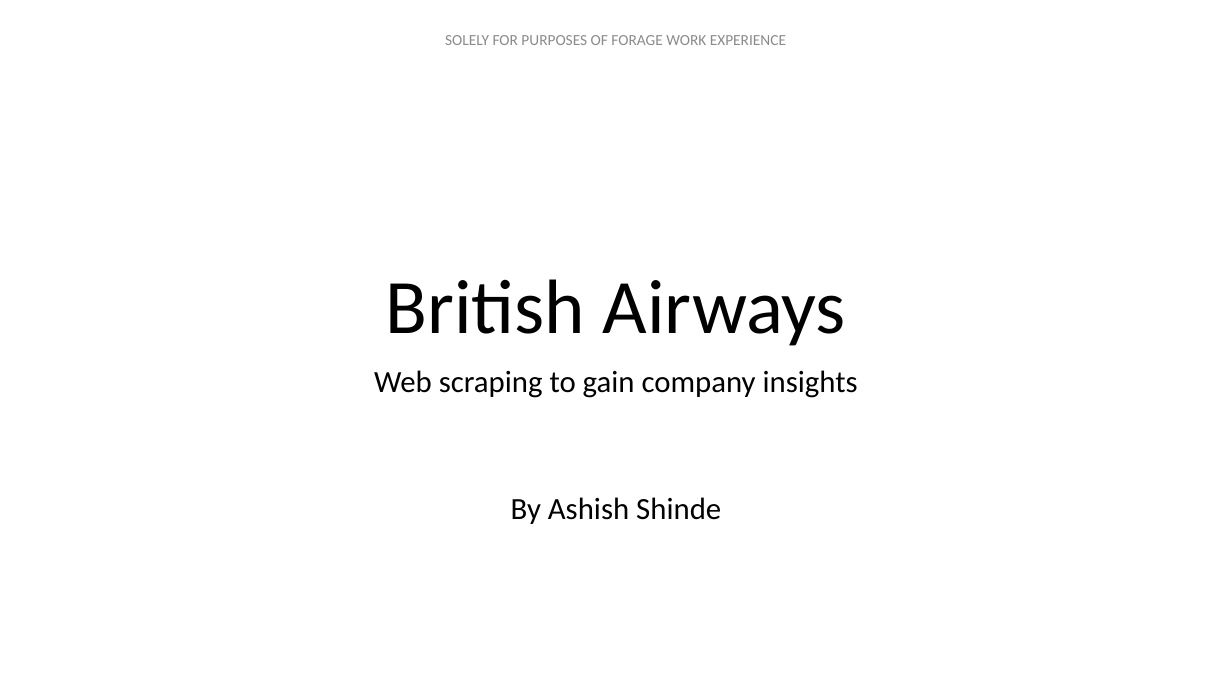
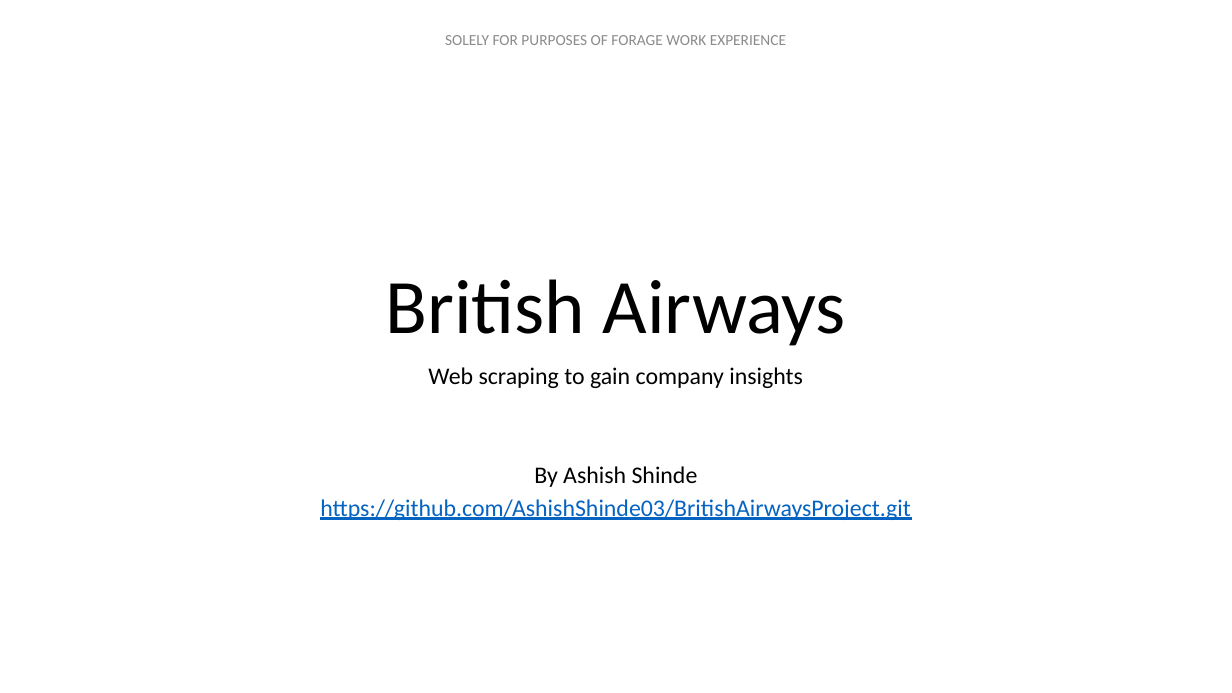
Before and after one commit to AshishShinde03/BritishAirwaysProject, a slide deck: slide 1 of Presentation Template - Task 1.pptx. Drawn at 1232x693 pixels with LibreOffice and Linux fonts; fonts in the diff are those of the drawing. Boxes give left, top, right and bottom in pixels: in the first picture for what was removed or moved away, otherwise in the second. Text is boxed around its words. In the diff, an @@ line names an element or a change of style, - is before the commit and + after.

```diff
--- a/Presentation Template - Task 1.pptx
+++ b/Presentation Template - Task 1.pptx
@@ subtitle at (428,367,803,487): size 24 to 18.6 pt in "Web scraping to gain company insights", "By Ashish Shinde"; line spacing 0.8 to 0.7 @@
@@ subtitle at (320,499,910,520): paragraph added @@
+https://github.com/AshishShinde03/BritishAirwaysProject.git
```
